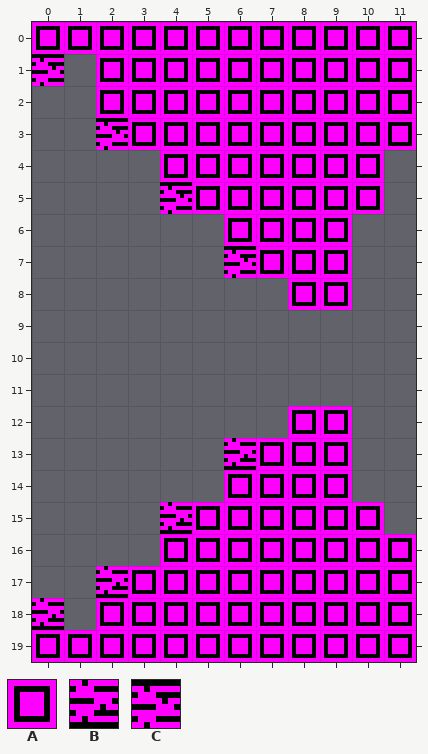
Two versions of a level (Tiled map, assets/data/mapchunks/level_1/o-20.tmx). The picture above is the old version.
Cells are 8x8 px. Shown: x 0..11, y 0..19.
Key: from "tiles": A 1 "open", B 3, C 3 flipped up-down.
_ is an empty cell.
Objects are placed by their top-left corner, in cells (3,4 is the top-left corner of cell 3,4); size is 1x1 cell unless given.
Layer "main" before, first column x 0:
 0 AAAAAAAAAAAA
 1 __AAAAAAAAAA
 2 __AAAAAAAAAA
 3 ___AAAAAAAAA
 4 ____AAAAAAA_
 5 _____AAAAAA_
 6 ______AAAA__
 7 _______AAA__
 8 ________AA__
 9 ____________
10 ____________
11 ____________
12 ________AA__
13 _______AAA__
14 ______AAAA__
15 _____AAAAAA_
16 ____AAAAAAAA
17 ___AAAAAAAAA
18 __AAAAAAAAAA
19 AAAAAAAAAAAA
Objects on layer "hazards" before:
C "proximity" at 0,1
C "proximity" at 2,3
C "proximity" at 4,5
C "proximity" at 6,7
B "proximity" at 6,13
B "proximity" at 4,15
B "proximity" at 2,17
B "proximity" at 0,18
Once edited:
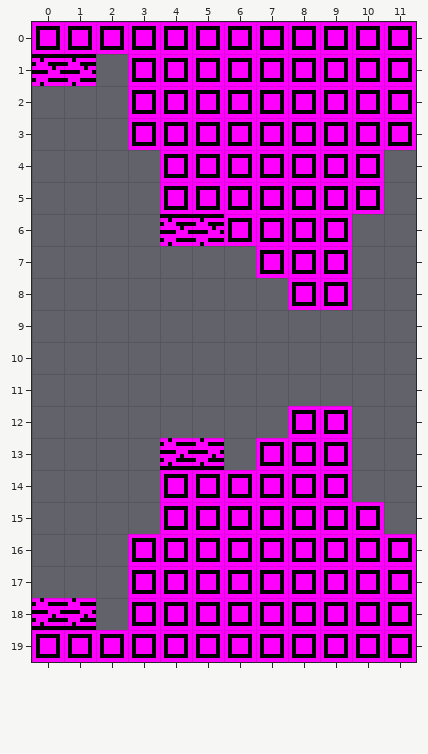
What changed:
{"where": "layer \"main\""}
{"y":1,"x":2,"old":"A","new":"_"}
{"y":2,"x":2,"old":"A","new":"_"}
{"y":5,"x":4,"old":"_","new":"A"}
{"y":14,"x":4,"old":"__","new":"AA"}
{"y":15,"x":4,"old":"_","new":"A"}
{"y":16,"x":3,"old":"_","new":"A"}
{"y":18,"x":2,"old":"A","new":"_"}
{"where": "layer \"hazards\""}
{"was": "C \"proximity\" at 4,5", "now": "C \"proximity\" at 4,6"}
{"was": "B \"proximity\" at 4,15", "now": "B \"proximity\" at 4,13"}
{"was": "C \"proximity\" at 2,3"}
{"was": "C \"proximity\" at 6,7"}
{"was": "B \"proximity\" at 6,13"}
{"was": "B \"proximity\" at 2,17"}
{"where": "layer \"enemies\""}
{"now": "C \"proximity\" at 1,1"}
{"now": "C \"proximity\" at 5,6"}
{"now": "B \"proximity\" at 5,13"}
{"now": "B \"proximity\" at 1,18"}
{"label":"changed","picture_box":[64,54,128,150]}
{"label":"changed","picture_box":[160,182,256,278]}
{"label":"changed","picture_box":[64,438,256,630]}
